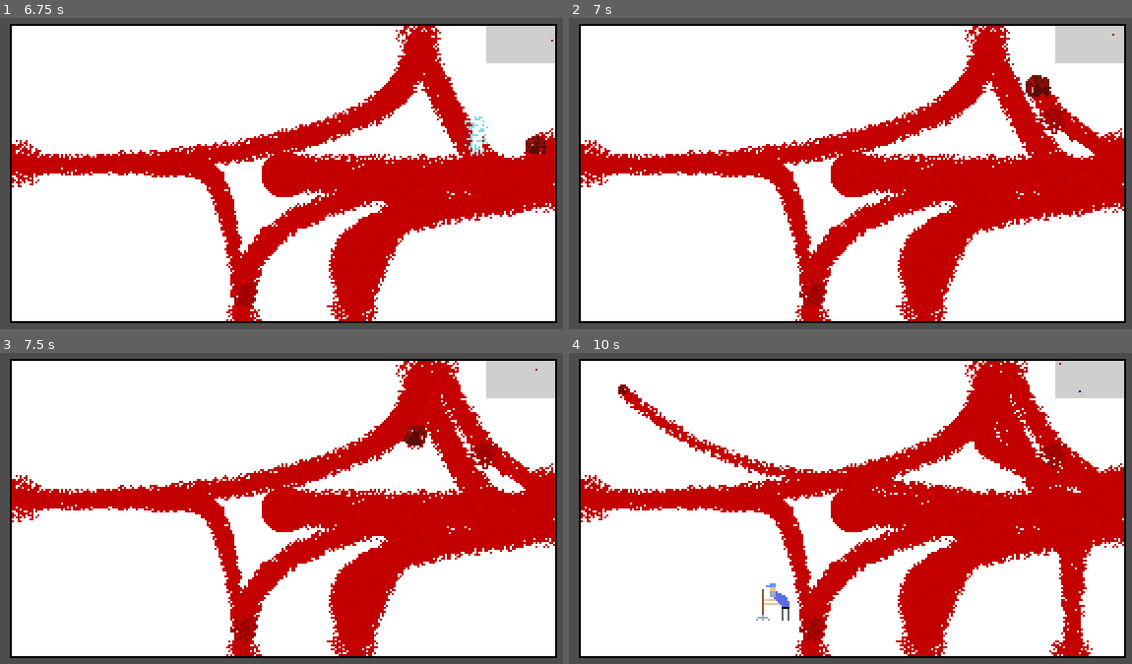
Above: before the commit, frames 1-4 (two rows, left to right).
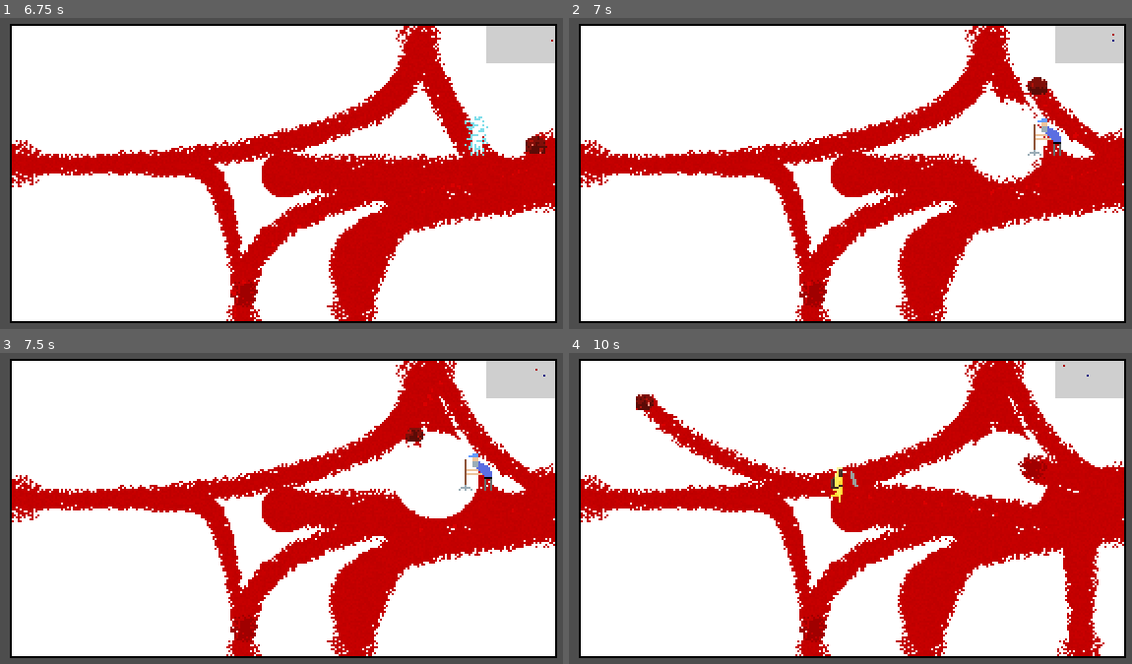
Above: after the commit, the same moments.

Repository: fawfle/blood-jam-cu
Game: Godot game, scene res://scenes/main.tscn
The game is run twice, just before and just after one commit, with the same random seed, the same clock (stepped at 60 frames per second) and the same inputs.
Inputs:
- Up to frame 1 (6.75 s): tap Enter at 0.5, 1.35, 5.1 s; hold D (right) 0.53-1.28 s; tap Shift (dash) at 0.6, 4.35 s; hold S (backward) 1.28-2.03 s; hold D (right) 2.03-2.78 s; tap Backspace at 2.1, 5.85 s; hold W (forward) 2.78-3.53 s; tap 0 at 2.85, 6.6 s; hold A (left) 3.53-5.03 s; tap 9 at 3.6 s; hold S (backward) 5.03-5.78 s; hold D (right) 5.78-6.53 s; hold W (forward) from 6.53 s (still down)
- Up to frame 2 (7 s): keep holding W (forward)
- Up to frame 3 (7.5 s): release W (forward) at 7.28 s; hold D (right) from 7.28 s (still down); tap 9 at 7.35 s
- Up to frame 4 (10 s): release D (right) at 8.03 s; hold S (backward) 8.03-8.78 s; tap Shift (dash) at 8.1 s; hold A (left) 8.78-9.53 s; tap Enter at 8.85 s; hold W (forward) from 9.53 s (still down); tap Backspace at 9.6 s

Frame 1 is identical in both runs. In frame 2, 2.1% of the frame differs, in the area x 70-97%, y 6-54%; in frame 3, 2.5%; in frame 4, 5.2%, in the area x 8-99%, y 2-98%.

Commit message:
small changes to main

Diff:
--- a/scenes/main.gd
+++ b/scenes/main.gd
@@ -19,6 +19,9 @@
 @export var fill_ratio_target = 0.6
 
 @export var room_scaling = 1.2
+
+## "magic number to determine how hard the game is
+var difficulty: float = 0
 
 ## number of times rooms resized
 var resize_number: int = 1
@@ -55,11 +58,11 @@
 ## map types to spawn rates
 var enemy_spawn_rates: Dictionary[EnemyType, float] = {
 	EnemyType.FODDER: 100,
-	EnemyType.SHOOTER: 100,
-	EnemyType.SHIELDED: 100,
-	EnemyType.JANITOR: 100,
-	EnemyType.DUCK: 100,
-	EnemyType.FLAMER: 100
+	EnemyType.SHOOTER: 200,
+	EnemyType.SHIELDED: 300,
+	EnemyType.JANITOR: 400,
+	EnemyType.DUCK: 5,
+	EnemyType.FLAMER: 0
 }
 
 func _init() -> void:
@@ -82,6 +85,11 @@
 func _process(delta: float) -> void:
 	handle_fill()
 	handle_spawning(delta)
+
+	handle_difficulty()
+
+func handle_difficulty():
+	difficulty = resize_number * 50
 
 func handle_fill():
 	var fill_ratio: float = Global.ground.get_fill_ratio()
Binary file added: sprites/rect-obstacle.aseprite
